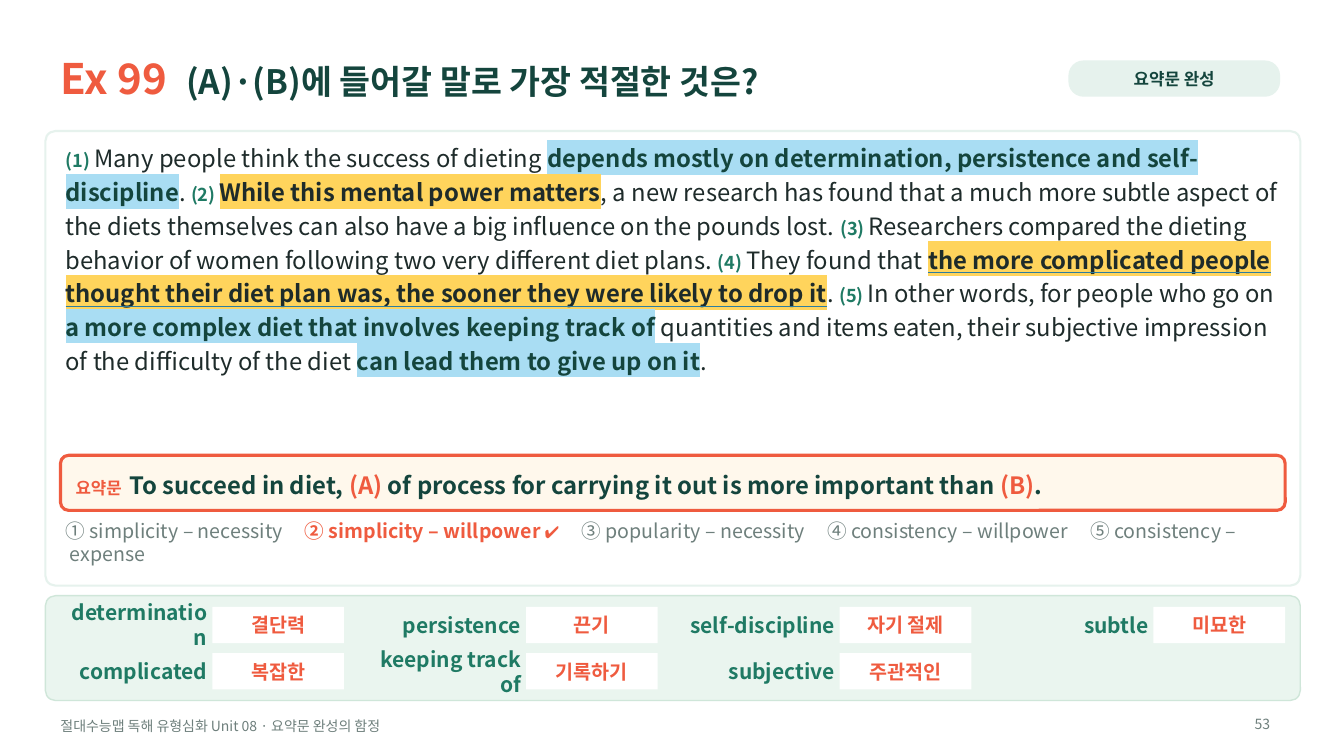
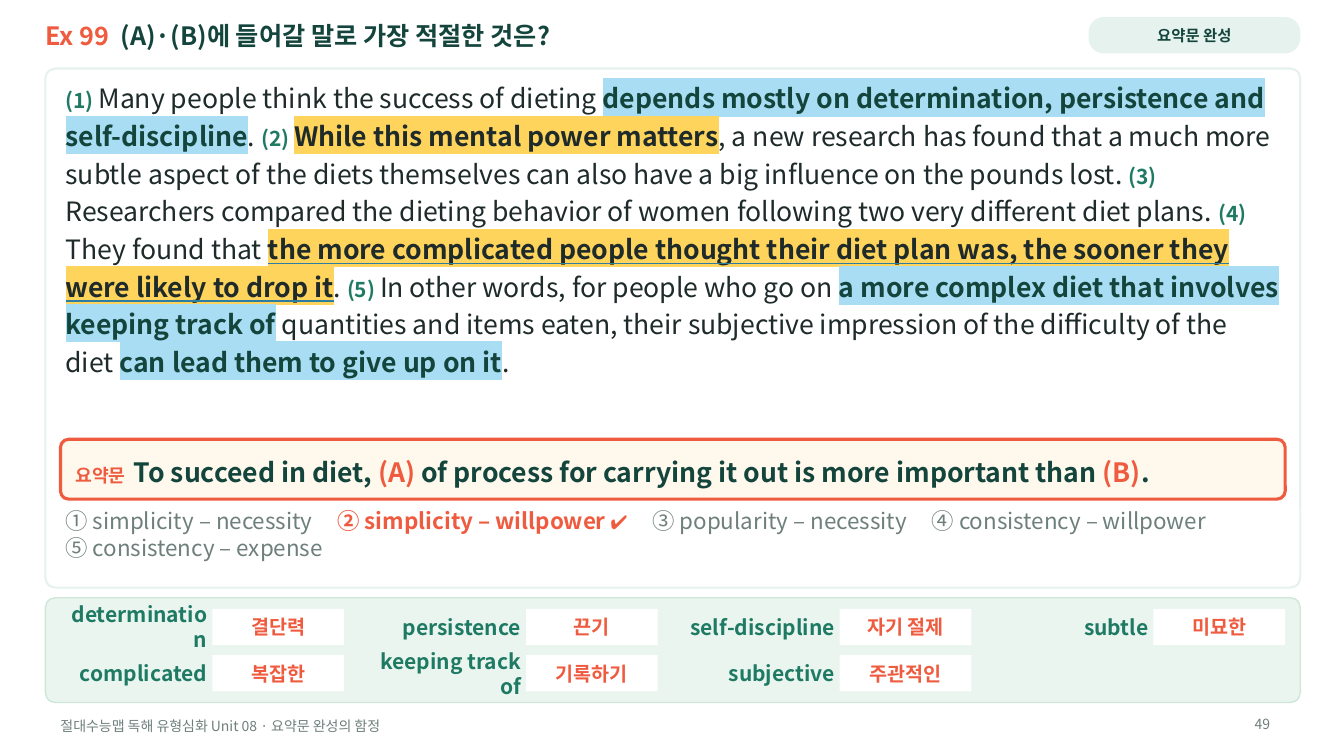
Before and after one commit to HUFSDavid/HUFSDavid, a slide deck: slide 49 of 절대수능맵_독해유형심화_Unit08_수업PPT.pptx (slide 53 before the commit). Drawn at 1344x756 pixels with LibreOffice and Linux fonts; fonts in the diff are those of the drawing. Boxes give left, top, right and bottom in pixels: in the first picture for what was removed or moved away, otherwise in the second. Text is boxed around its words. In the diff, an @@ line names an element or a change of style, - is before the commit and + after.

```diff
--- a/절대수능맵_독해유형심화_Unit08_수업PPT.pptx
+++ b/절대수능맵_독해유형심화_Unit08_수업PPT.pptx
@@ text "Ex 99 (A)·(B)에 들어갈 말로 ...": place and size @@
-text "Ex 99 (A)·(B)에 들어갈 말로 ..." at box(60, 63, 758, 101)
+text "Ex 99 (A)·(B)에 들어갈 말로 ..." at box(45, 24, 550, 50)
@@ text "Ex 99 (A)·(B)에 들어갈 말로 ..." at box(45, 24, 550, 50): size 30 to 18 pt in "Ex 99"; size 24 to 18 pt in "(A)·(B)에 들어갈 말로 가장 적절한 것은?" @@
@@ rounded rectangle "요약문 완성": place and size @@
-rounded rectangle "요약문 완성" at box(1069, 60, 1280, 97)
+rounded rectangle "요약문 완성" at box(1089, 17, 1301, 53)
@@ rounded rectangle "요약문 완성" at box(1089, 17, 1301, 53): size 12 to 11 pt @@
@@ rounded rectangle at box(45, 69, 1301, 588): proportions changed @@
@@ rounded rectangle: place and size @@
-rounded rectangle at box(45, 131, 1301, 586)
+rounded rectangle at box(45, 69, 1301, 588)
@@ text "(1) Many people think the ...": place and size @@
-text "(1) Many people think the ..." at box(66, 147, 1277, 376)
+text "(1) Many people think the ..." at box(66, 86, 1279, 379)
@@ text "(1) Many people think the ..." at box(66, 86, 1279, 379): size 13 to 15 pt in "(1) (2) (3) (4) (5)"; size 17 to 19 pt @@
@@ rounded rectangle: place and size @@
-rounded rectangle at box(60, 456, 1286, 511)
+rounded rectangle at box(60, 440, 1286, 499)
@@ rounded rectangle at box(60, 440, 1286, 499): proportions changed @@
@@ text "요약문 To succeed in diet, ...": place and size @@
-text "요약문 To succeed in diet, ..." at box(76, 474, 1042, 500)
+text "요약문 To succeed in diet, ..." at box(76, 460, 1150, 489)
@@ text "요약문 To succeed in diet, ..." at box(76, 460, 1150, 489): size 12 to 13 pt in "요약문"; size 17 to 19 pt @@
@@ text "① simplicity – necessity ② ...": place and size @@
-text "① simplicity – necessity ② ..." at box(66, 521, 1221, 543)
+text "① simplicity – necessity ② ..." at box(66, 510, 1206, 534)
@@ text "① simplicity – necessity ② ..." at box(66, 510, 1206, 534): size 14 to 16 pt; size 12 to 14 pt in "✔" @@
@@ page number at box(1255, 718, 1271, 729): text changed @@
-53
+49
```
Also in this commit, not shown: 23 other slides changed, 1 slide added, 5 slides removed, 5 other files.
